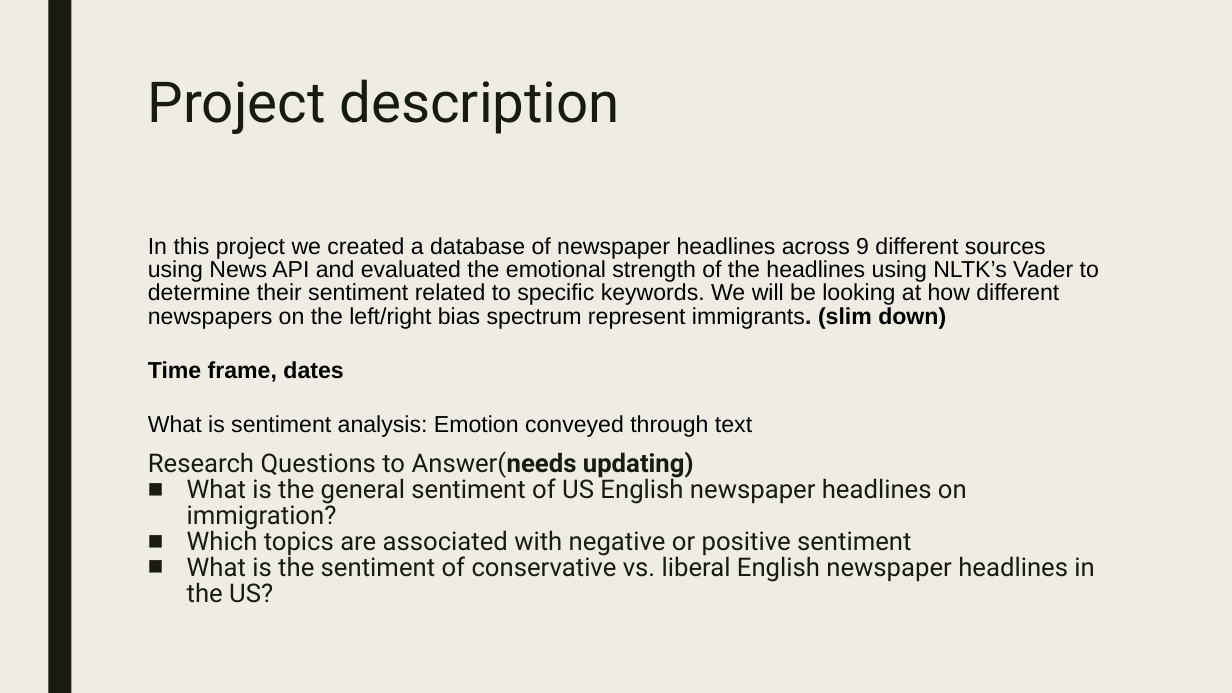
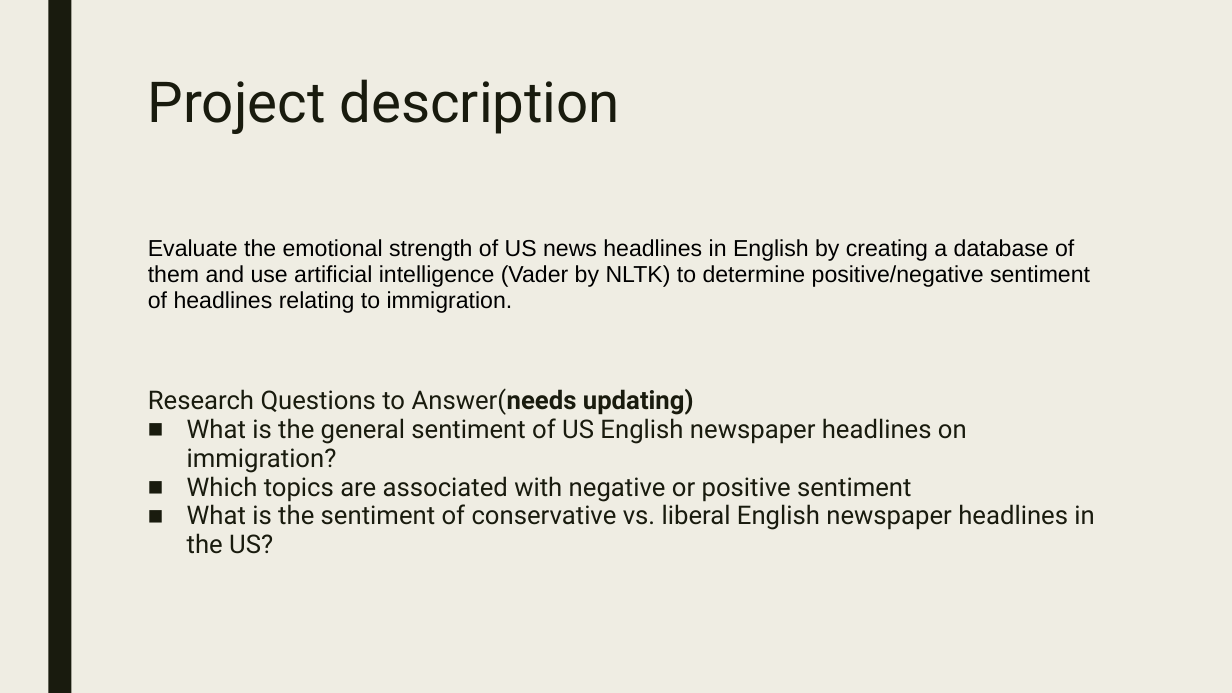
Before and after one commit to James-Ashley/sentiment_analysis, a slide deck: slide 2 of Group_project_deck.pptx. Drawn at 1232x693 pixels with LibreOffice and Linux fonts; fonts in the diff are those of the drawing. Boxes give left, top, right and bottom in pixels: in the first picture for what was removed or moved away, otherwise in the second. Text is boxed around its words. In the diff, an @@ line names an element or a change of style, - is before the commit and + after.

```diff
--- a/Group_project_deck.pptx
+++ b/Group_project_deck.pptx
@@ text at (148,239,1090,313): text changed @@
-In this project we created a database of newspaper headlines across 9 different sources using News API and evaluated the emotional strength of the headlines using NLTK’s Vader to determine their sentiment related to specific keywords. We will be looking at how different newspapers on the left/right bias spectrum represent immigrants. (slim down)
-Time frame, dates
-What is sentiment analysis: Emotion conveyed through text
+Evaluate the emotional strength of US news headlines in English by creating a database of them and use artificial intelligence (Vader by NLTK) to determine positive/negative sentiment of headlines relating to immigration.
@@ text at (148,388,1094,554): line spacing 0.84 to 0.94 @@
```
Also in this commit, not shown: 4 other slides changed, 4 slides added, 3 slides removed.
